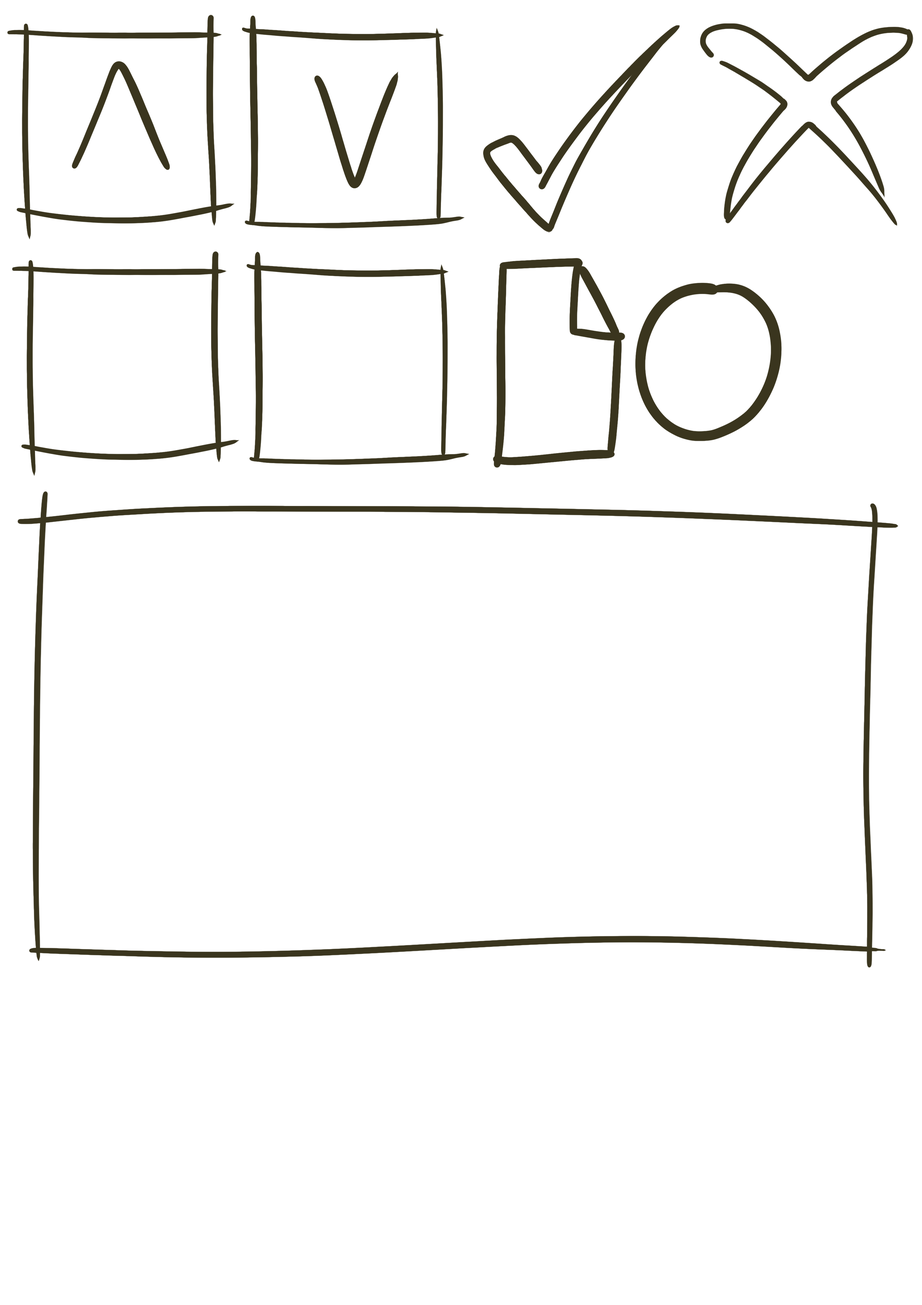
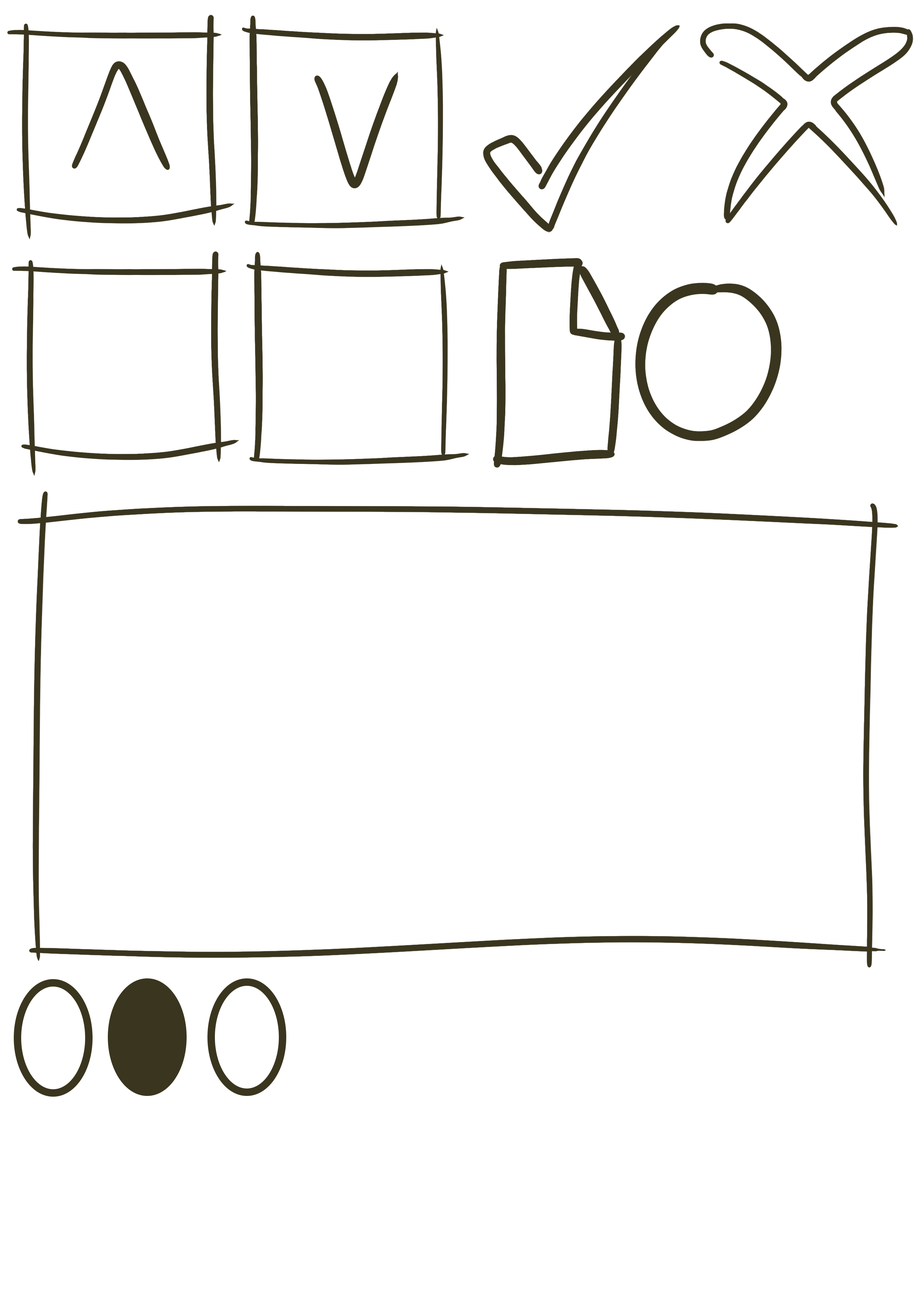
Before/after of a 922 × 1305 layered artwork. What changed in the layer stack:
added layer "Ellipse 1 copy" (2nd of 2) above "Ellipse 1" over [207,978,287,1096]
added layer "Ellipse 1" (1st of 2) above "Ellipse 1" over [107,978,187,1096]
added layer "Ellipse 1" (2nd of 2) above "Background" over [13,978,93,1097]
